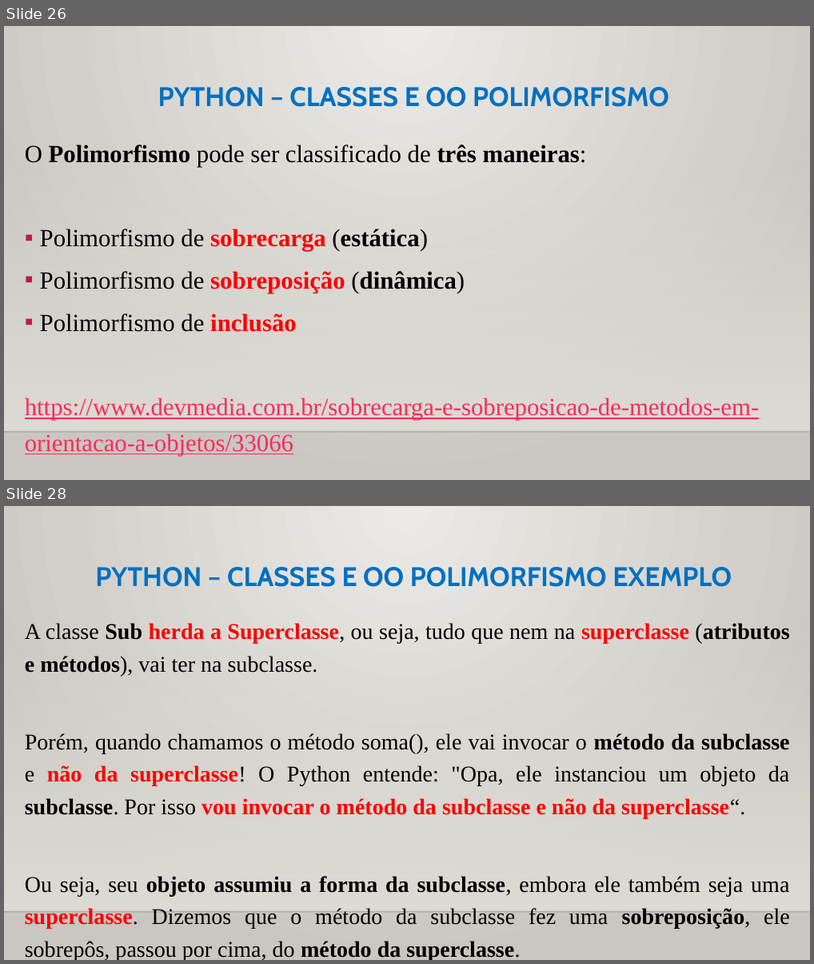
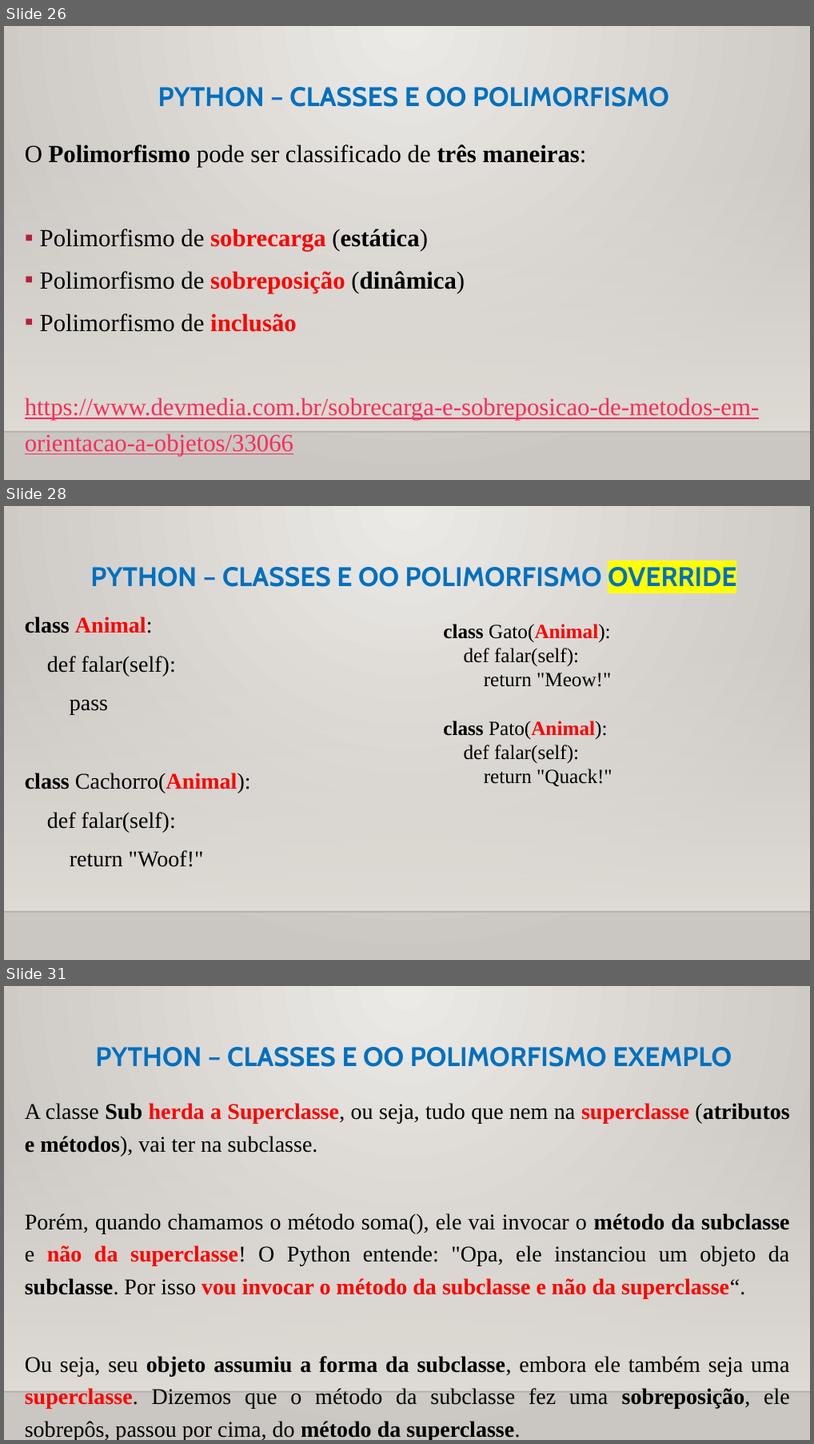
Before and after one commit to CloudEducationBrazil/WydenUniRuyPythonRAD, a slide deck: 01 Classes/Aula 11 RAD Python - Classes - Orientação a Objetos.pptx. Shown one above the other, each under a label of ours: slides 26 and 28 before the commit, slides 26, 28 and 31 after it; the slides between them are not shown. The pictures are 814x964 and 814x1444 pixels, drawn with LibreOffice and Linux fonts; fonts in the diff are those of the drawing; background and template pictures are left out. Boxes give left, top, right and bottom in pixels: in the first picture for what was removed or moved away, otherwise in the second. Text is boxed around its words. In the diff, an @@ line names an element or a change of style, - is before the commit and + after.

Commit message:
ajustesss Python RAD 02112023

```diff
--- a/01 Classes/Aula 11 RAD Python - Classes - Orientação a Objetos.pptx
+++ b/01 Classes/Aula 11 RAD Python - Classes - Orientação a Objetos.pptx
@@ slide 28 added at (4, 506, 810, 960), background picture (left out); not listed: 2 template elements that a slide beside it also shows @@
@@ title added at (90, 567, 737, 587), 24 pt, text #0070C0, bold @@
+PYTHON – CLASSES E OO POLIMORFISMO OVERRIDE
@@ text added at (25, 616, 251, 867), 20 pt, text #000000 @@
+class Animal:
+def falar(self):
+pass
+class Cachorro(Animal):
+def falar(self):
+return "Woof!"
@@ text added at (443, 624, 613, 786), 18 pt, text #000000 @@
+class Gato(Animal):
+def falar(self):
+return "Meow!"
+class Pato(Animal):
+def falar(self):
+return "Quack!"
@@ what was slide 28 is now slide 31 @@
```
Also in this commit, not shown: 6 slides changed, 2 other slides added.
